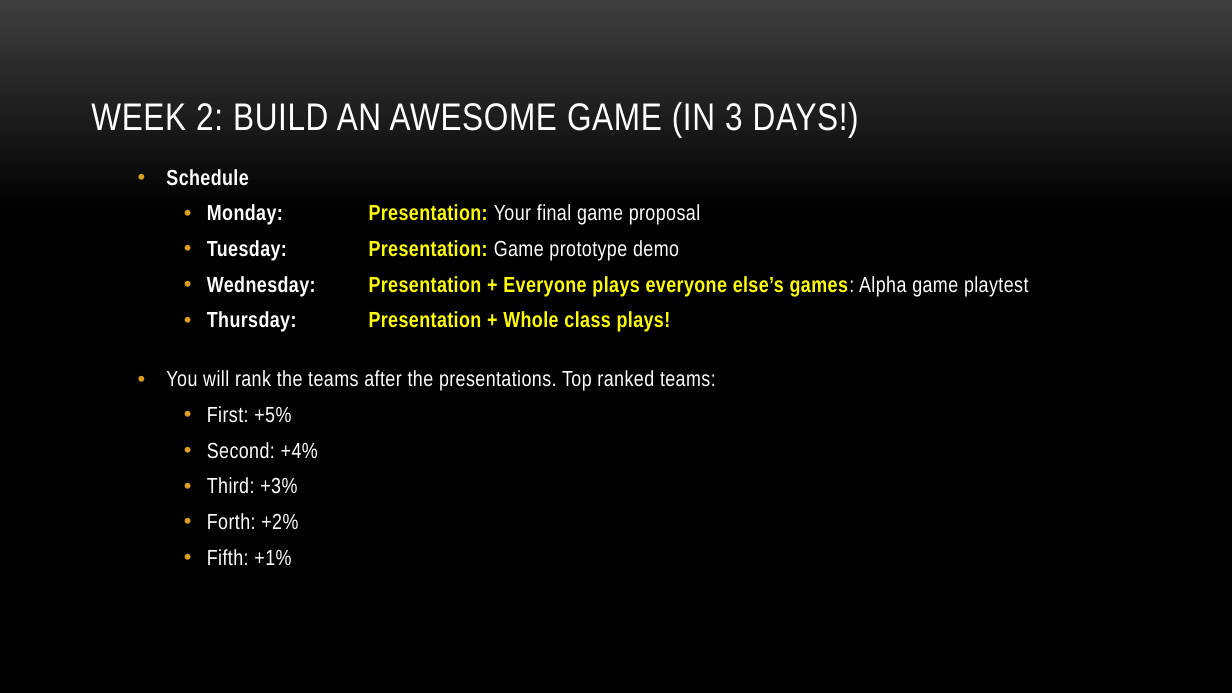
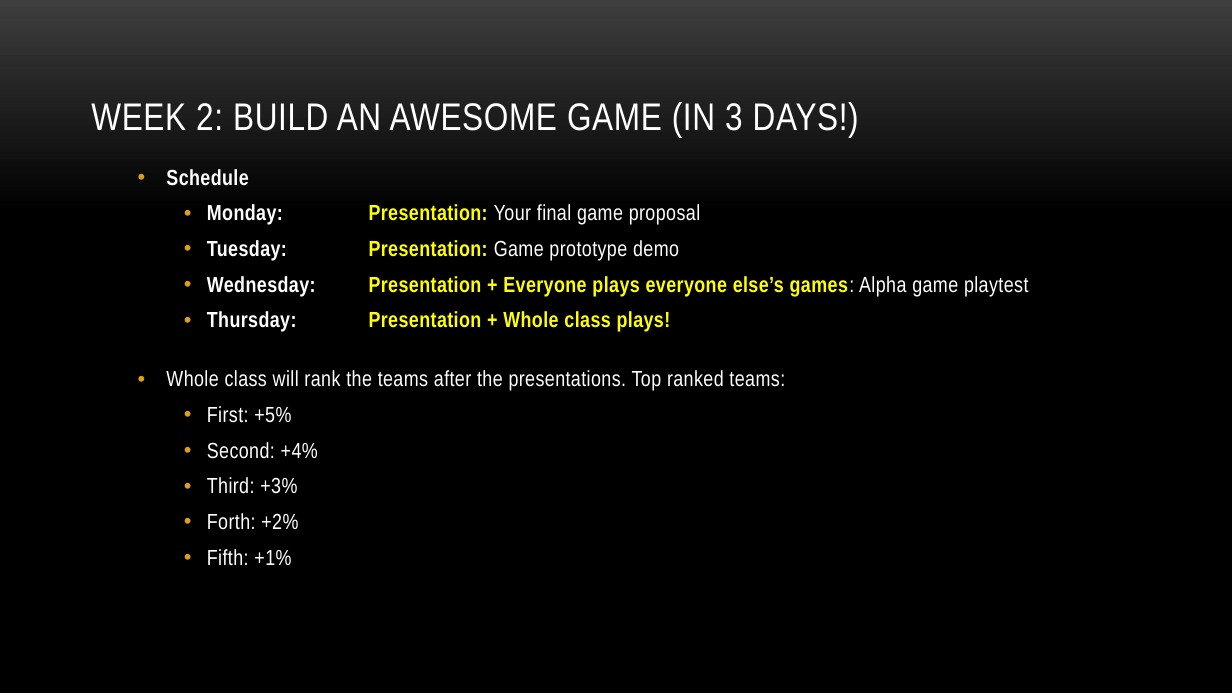
Before and after one commit to myuwbclasses/IntroGameDev-XJTU, a slide deck: slide 14 of PPT/Intro.pptx. Drawn at 1232x693 pixels with LibreOffice and Linux fonts; fonts in the diff are those of the drawing; background and template pictures are left out. Boxes give left, top, right and bottom in pixels: in the first picture for what was removed or moved away, otherwise in the second. Text is boxed around its words. In the diff, an @@ line names an element or a change of style, - is before the commit and + after.

```diff
--- a/PPT/Intro.pptx
+++ b/PPT/Intro.pptx
@@ text at box(166, 370, 785, 391): text changed @@
-  • You will rank the teams after the presentations. Top ranked teams:
+  • Whole class will rank the teams after the presentations. Top ranked teams:
```
Also in this commit, not shown: 3 other slides changed.
